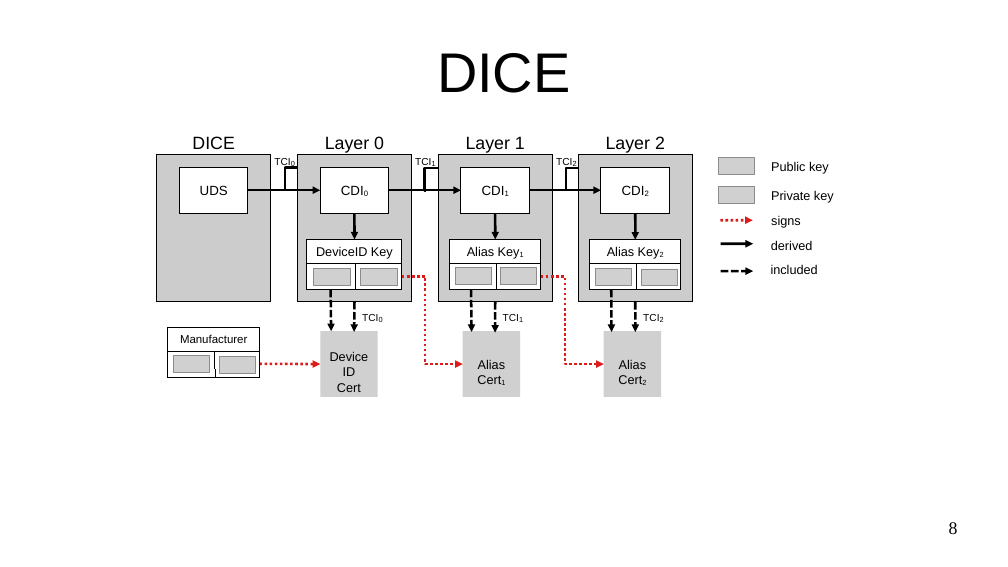
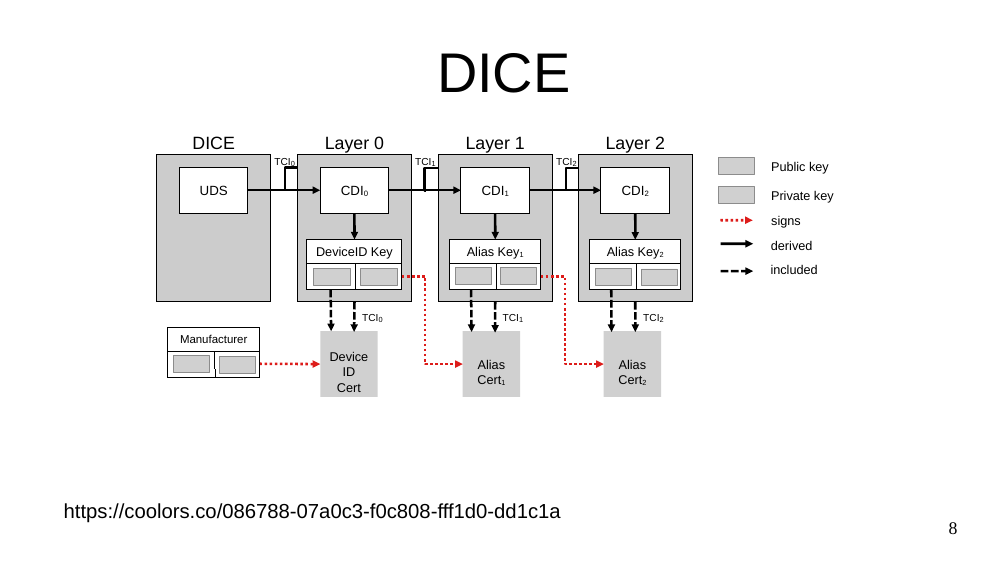
Before and after one commit to akorb/master-thesis, a slide deck: slide 8 of presentation.odp. Drawn at 1008x567 pixels with LibreOffice and Linux fonts; fonts in the diff are those of the drawing; grey boxes stand for pictures. Boxes give left, top, right and bottom in pixels: in the first picture for what was removed or moved away, otherwise in the second. Text is boxed around its words. In the diff, an @@ line names an element or a change of style, - is before the commit and + after.

```diff
--- a/presentation.odp
+++ b/presentation.odp
@@ text added at box(64, 503, 561, 523), 16 pt, text #000000 @@
+https://coolors.co/086788-07a0c3-f0c808-fff1d0-dd1c1a
```
Also in this commit, not shown: 1 other slide changed, 2 slides added, 7 other files.
